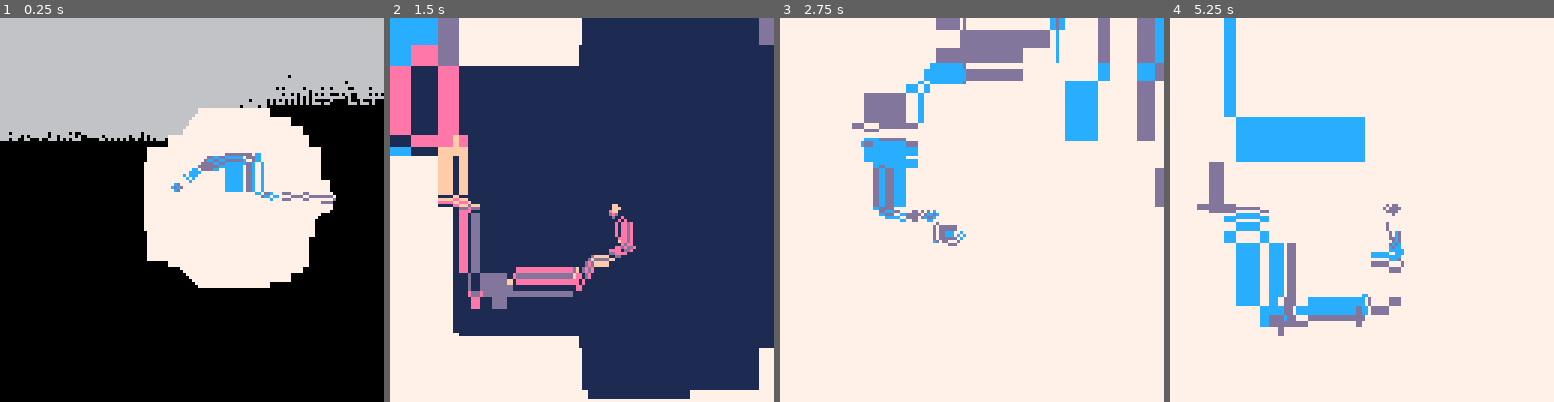
Above: before the commit, frames 1-4 (left to right).
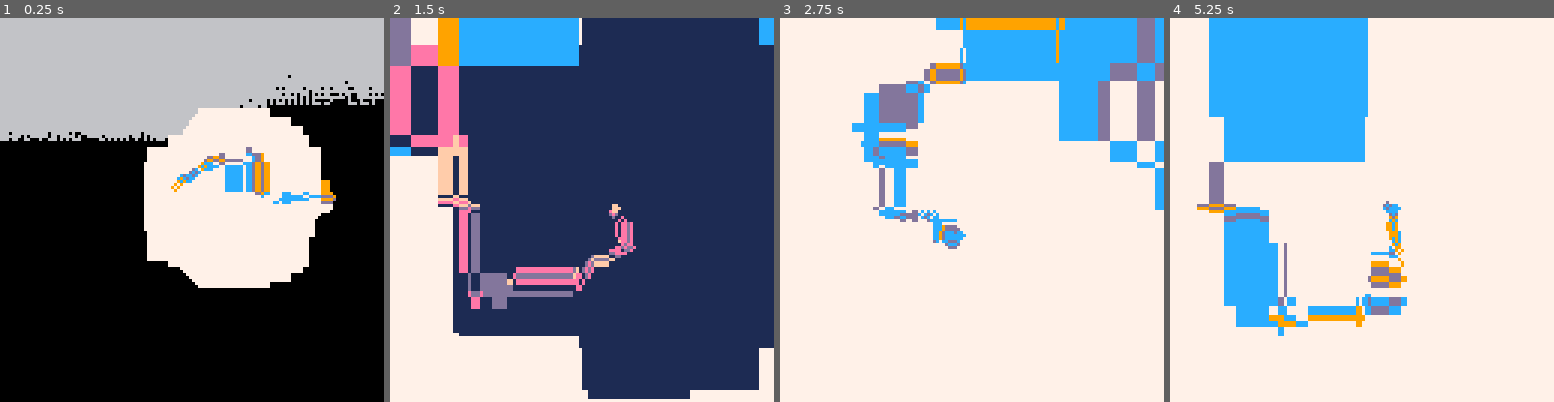
Above: after the commit, the same moments.

Repository: danslocombe/picoart
Game: PICO-8 cartridge tweetcarts/firenza.p8
Two runs of this game, one before a commit and one after it. Both use one fixed random seed, a clock stepped at 60 frames per second and the inputs below.
Inputs:
- Up to frame 1 (0.25 s): no input
- Up to frame 2 (1.5 s): no input
- Up to frame 3 (2.75 s): no input
- Up to frame 4 (5.25 s): no input

The runs differ from the first frame. In frame 1, 1.5% of the frame differs, in the area x 44-88%, y 33-49%; in frame 2, 6.0%; in frame 3, 13%; in frame 4, 15%, in the area x 7-62%, y 0-83%.

Commit message:
lil messages

Diff:
--- a/tweetcarts/collapse.p8
+++ b/tweetcarts/collapse.p8
@@ -1,6 +1,7 @@
 pico-8 cartridge // http://www.pico-8.com
 version 34
 __lua__
+-- collapse, made on the train from london home
 _set_fps(60)q=128poke(0x5f54,0x60)t=0p={1,13,14}::a::t+=1k=12*sin(t/200)-3if k>0then
 pal(13,8)pal(14,9)sspr(k,k,q-2*k,q-2*k,0,0,q,q)pal()else
 a=rnd()x=0.2*cos(a)y=0.2*sin(a)sspr(x,y,q,q,-x,-y,q,q)end
--- a/tweetcarts/firenza.p8
+++ b/tweetcarts/firenza.p8
@@ -1,8 +1,13 @@
 pico-8 cartridge // http://www.pico-8.com
 version 34
 __lua__
-u=64e=128_set_fps(60)poke(24404,96)t=e q=0::a::t+=2z=rnd(1)x=cos(z)y=sin(z)sspr(x+5,y+5,118,118,-x,-y,e,e)if t>=e then
-p=t~=e and{7,12,13}or{1,13,14,15}t=t==e and 1or 0circfill(u,u,8,p[1])end
+-- firenza, made on the train from rome to florence
+-- unlike the demo, the train plodded through northern italy taking 3 and a half hours
+-- at least it gave a nice view of the scraggly hills and terracotta villas
+--
+-- just managed to finish reducing to the character limit before the laptop battery died
+u=64e=128_set_fps(60)q=0poke(24404,96)t=e::a::t+=2z=rnd(1)x=cos(z)y=sin(z)sspr(x+5,y+5,118,118,-x,-y,e,e)if t>=e then
+p=t~=e and{7,12,13,9,12}or{1,13,14,15}t=t==e and 1or 0circfill(u,u,8,p[1])end
 for i=0,9do
 q+=1a=q/450circ(u+9*cos(a),u+9*sin(a),1,p[flr(1+rnd(#p))])end
 flip()goto a
--- a/tweetcarts/stretching.p8
+++ b/tweetcarts/stretching.p8
@@ -1,6 +1,7 @@
 pico-8 cartridge // http://www.pico-8.com
 version 34
 __lua__
+-- stretching, made on the train from london home
 cls(0)_set_fps(60)poke(0x5f54, 0x60)t=0::a::t+=1k=sin(t/150)sspr(k,k,128-2*k,128-2*k,0,0,128,128)for i=0,32do
 circ(rnd(128),rnd(128),0.5+rnd(3),1+rnd(3))end
 flip()goto a
